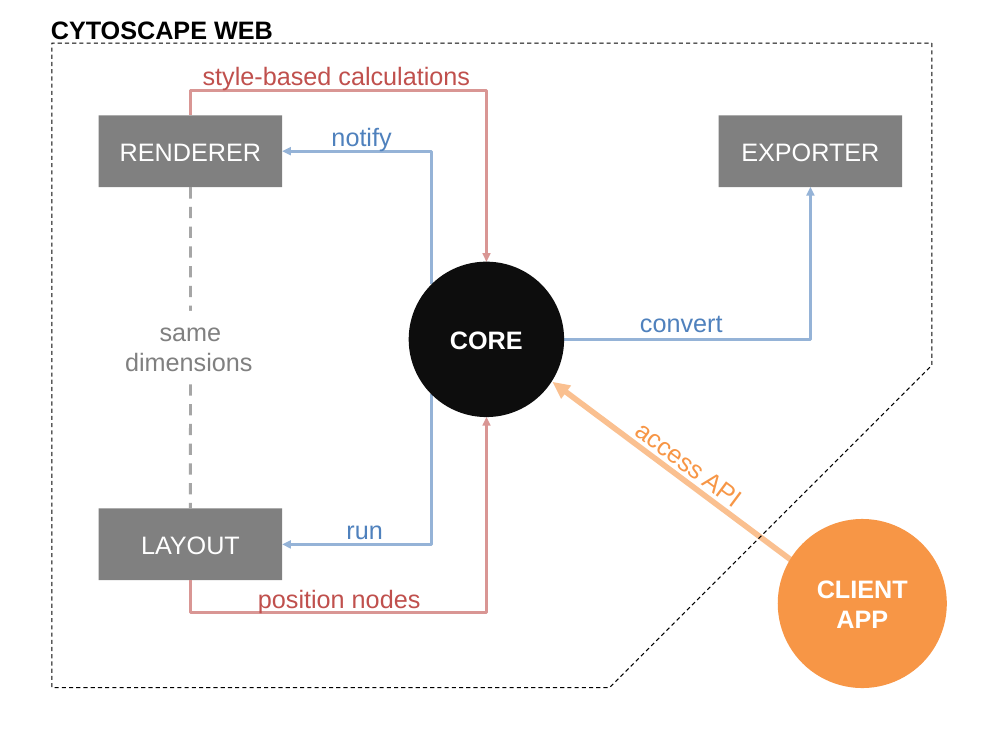
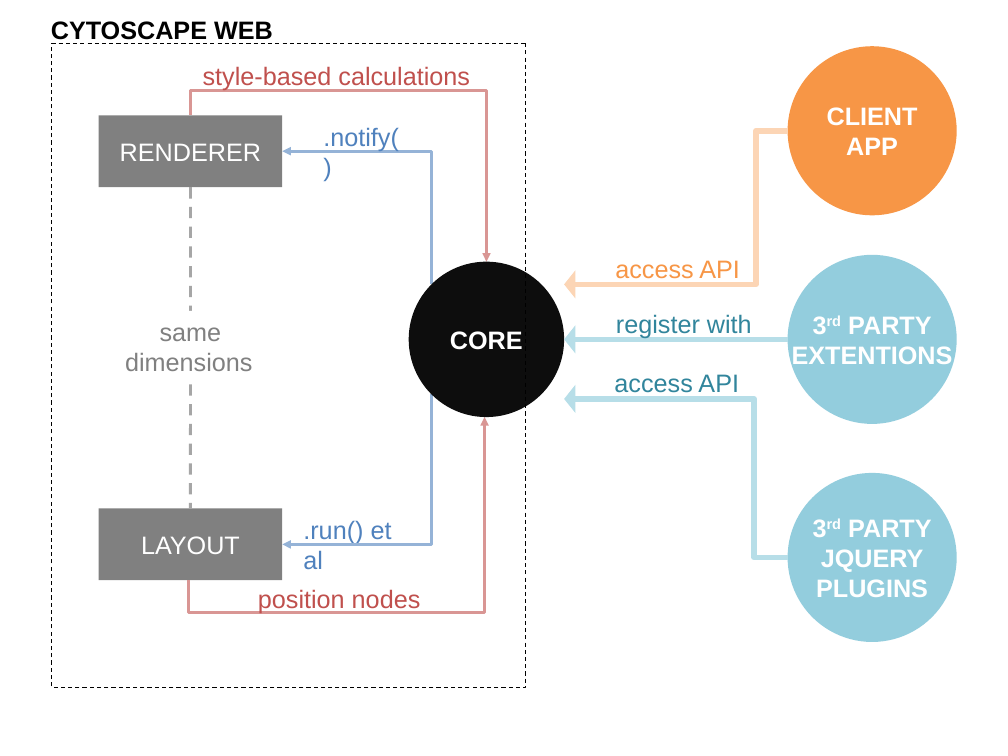
Before and after one commit to cytoscape/cytoscape.js, a slide deck: slide 1 of doc/cytoweb-architecture.pptx. Drawn at 1008x756 pixels with LibreOffice and Linux fonts; fonts in the diff are those of the drawing. Boxes give left, top, right and bottom in pixels: in the first picture for what was removed or moved away, otherwise in the second. Text is boxed around its words. In the diff, an @@ line names an element or a change of style, - is before the commit and + after.

```diff
--- a/doc/cytoweb-architecture.pptx
+++ b/doc/cytoweb-architecture.pptx
@@ snip round rect: place and size @@
-snip round rect at box(51, 43, 931, 687)
+snip round rect at box(52, 43, 526, 687)
@@ snip round rect at box(52, 43, 526, 687): proportions changed @@
@@ ellipse "CLIENT": place and size @@
-ellipse "CLIENT" at box(778, 519, 948, 688)
+ellipse "CLIENT" at box(787, 46, 957, 216)
@@ rectangle removed at box(719, 115, 902, 186) @@
-EXPORTER
@@ text at box(323, 127, 399, 152): text changed @@
-notify
+.notify()
@@ elbow arrow moved from (564, 340) - (810, 187) to (787, 131) - (564, 284) @@
@@ elbow arrow (787, 131) - (564, 284): stroke #95B3D7 2 pt to #FCD5B5 4 pt @@
@@ text "access API": place and size @@
-text "access API" at box(619, 404, 761, 524)
+text "access API" at box(615, 260, 740, 284)
@@ text "access API" at box(615, 260, 740, 284): rotation 36 to 0 degrees @@
@@ ellipse added at box(787, 255, 957, 424), fill #93CDDD, 18 pt, text #FFFFFF, bold @@
+3rd PARTY
+EXTENTIONS
@@ text added at box(616, 314, 752, 339), 18 pt, text #31859C @@
+register with
@@ text removed at box(640, 315, 723, 333) @@
-convert
@@ arrow added from (787, 340) to (564, 340), #B7DEE8 4 pt @@
@@ arrow removed from (864, 615) to (552, 382) @@
@@ text added at box(614, 374, 739, 398), 18 pt, text #31859C @@
+access API
@@ elbow arrow (188, 581) - (485, 417): route changed @@
@@ elbow arrow added from (787, 557) to (564, 399), #B7DEE8 4 pt @@
@@ ellipse added at box(787, 473, 957, 642), fill #93CDDD, 18 pt, text #FFFFFF, bold @@
+3rd PARTY
+JQUERY
+PLUGINS
@@ rectangle ".run() et al": place and size @@
-rectangle ".run() et al" at box(346, 525, 382, 544)
+rectangle ".run() et al" at box(293, 509, 425, 549)
@@ text in rectangle at box(303, 520, 392, 569): text changed @@
-run
+.run() et al
```
Also in this commit, not shown: 12 other files.
